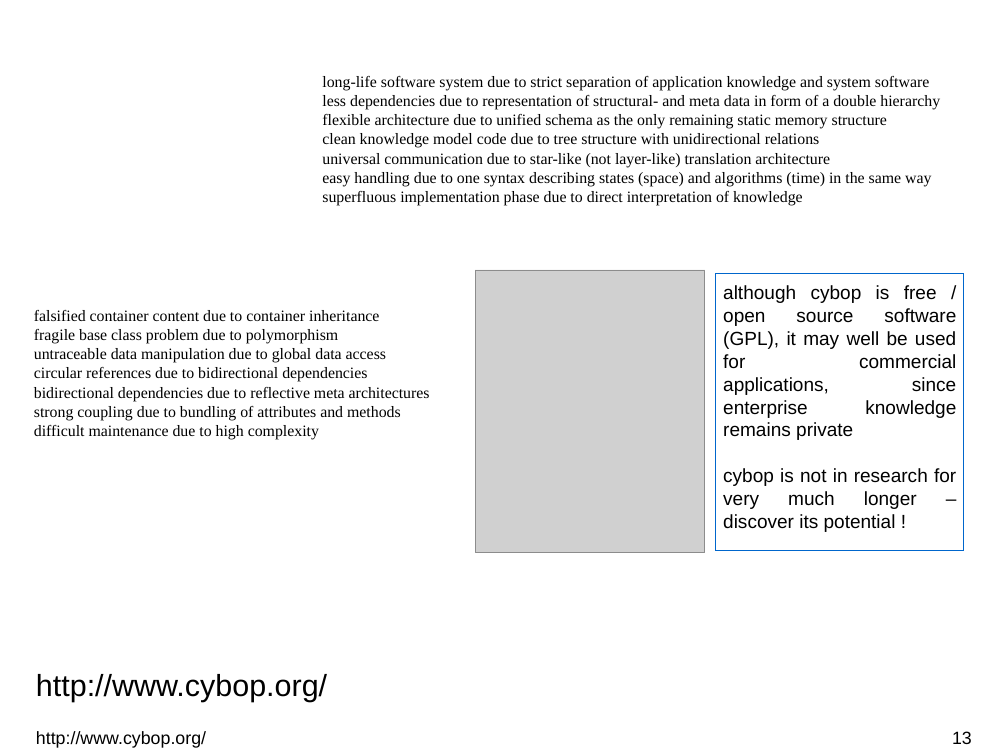
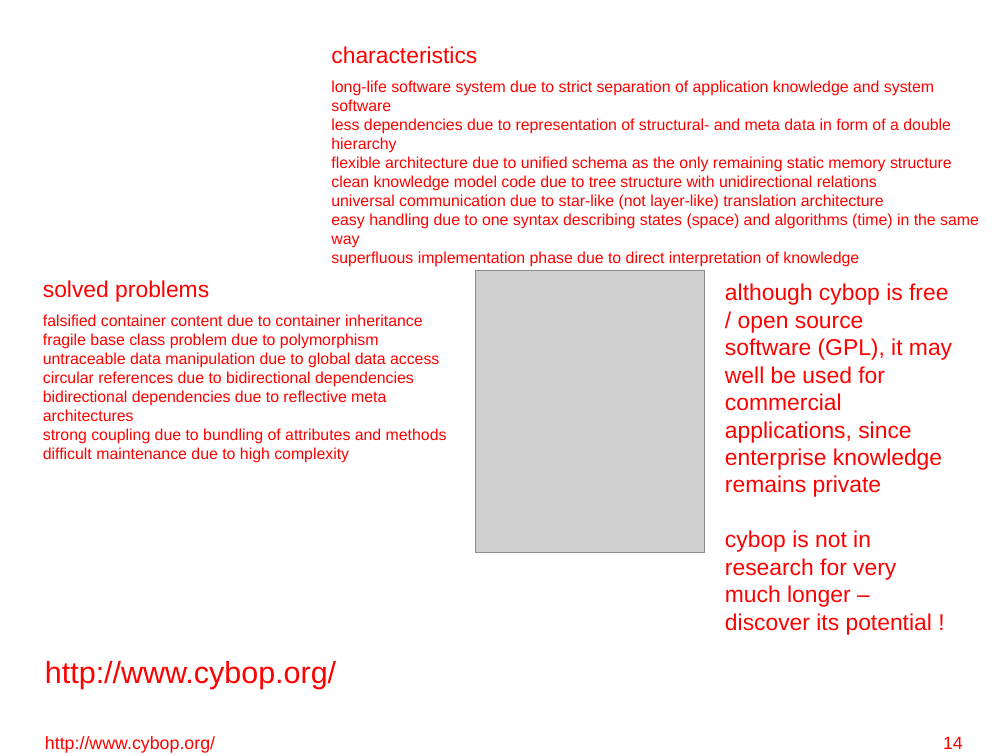
Before and after one commit to GitMirroring/cybop, a slide deck: slide 14 of doc/lightning_talk/cybop.odp (slide 13 before the commit). Drawn at 1008x756 pixels with LibreOffice and Linux fonts; fonts in the diff are those of the drawing; grey boxes stand for pictures; background and template pictures are left out. Boxes give left, top, right and bottom in pixels: in the first picture for what was removed or moved away, otherwise in the second. Text is boxed around its words. In the diff, an @@ line names an element or a change of style, - is before the commit and + after.

```diff
--- a/doc/lightning_talk/cybop.odp
+++ b/doc/lightning_talk/cybop.odp
@@ text "characteristics" at (x1=331, y1=46, x2=477, y2=64): size 16 to 18 pt, font Roboto to Arial, text colour #FFFFFF to #FF0000 @@
@@ text "long-life software system due to ..." at (x1=331, y1=80, x2=979, y2=263): font Times New Roman to Arial, text colour #000000 to #FF0000 @@
@@ text "solved problems" at (x1=43, y1=280, x2=209, y2=302): size 16 to 18 pt, font Roboto to Arial, text colour #FFFFFF to #FF0000 @@
@@ rectangle removed at (x1=713, y1=270, x2=967, y2=554) @@
@@ text "although cybop is free / ..." moved from (x1=716, y1=273, x2=964, y2=551) to (x1=725, y1=283, x2=952, y2=635) @@
@@ text "although cybop is free / ..." at (x1=725, y1=283, x2=952, y2=635): size 15 to 18 pt, text colour #000000 to #FF0000; alignment justified to left; fill #FFFFFF to none; outline #0066CC 0 pt to none @@
@@ text "falsified container content due to ..." at (x1=43, y1=314, x2=447, y2=463): font Times New Roman to Arial, text colour #000000 to #FF0000 @@
@@ text "http://www.cybop.org/" at (x1=45, y1=661, x2=336, y2=688): text colour #000000 to #FF0000; line spacing 1.5 to 1 @@
@@ text "http://www.cybop.org/" at (x1=45, y1=736, x2=215, y2=753): text colour #000000 to #FF0000 @@
@@ page number at (x1=943, y1=736, x2=963, y2=749): text changed; text colour #000000 to #FF0000 @@
-13
+14
```
Also in this commit, not shown: 10 other slides changed, 3 slides added, 2 slides removed, 1 other file.
